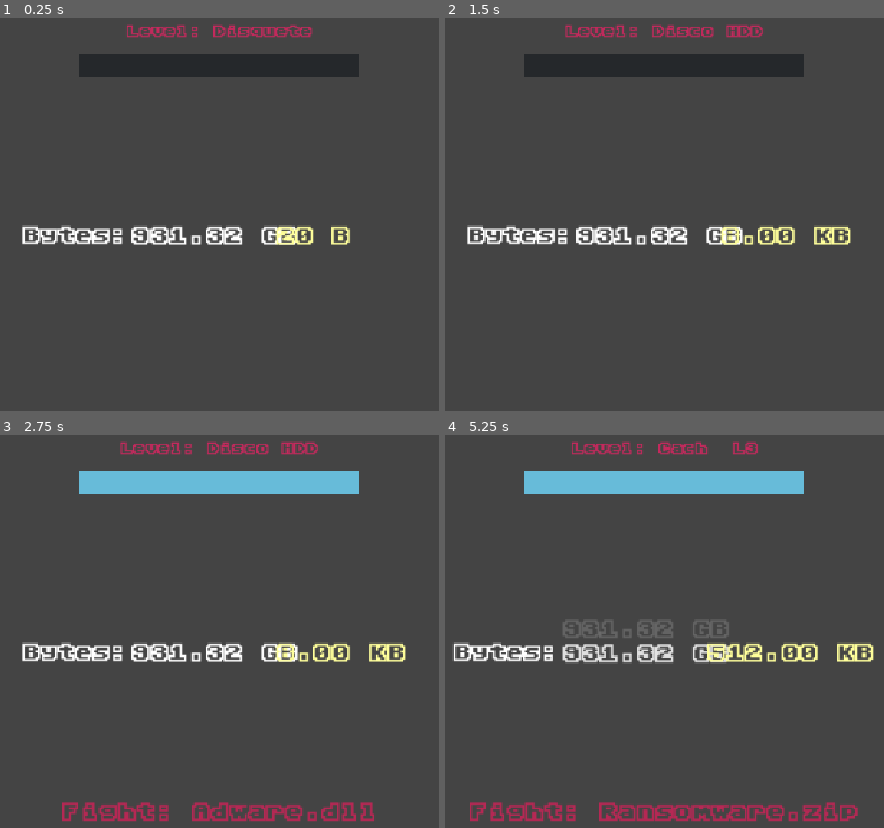
Above: before the commit, frames 1-4 (two rows, left to right).
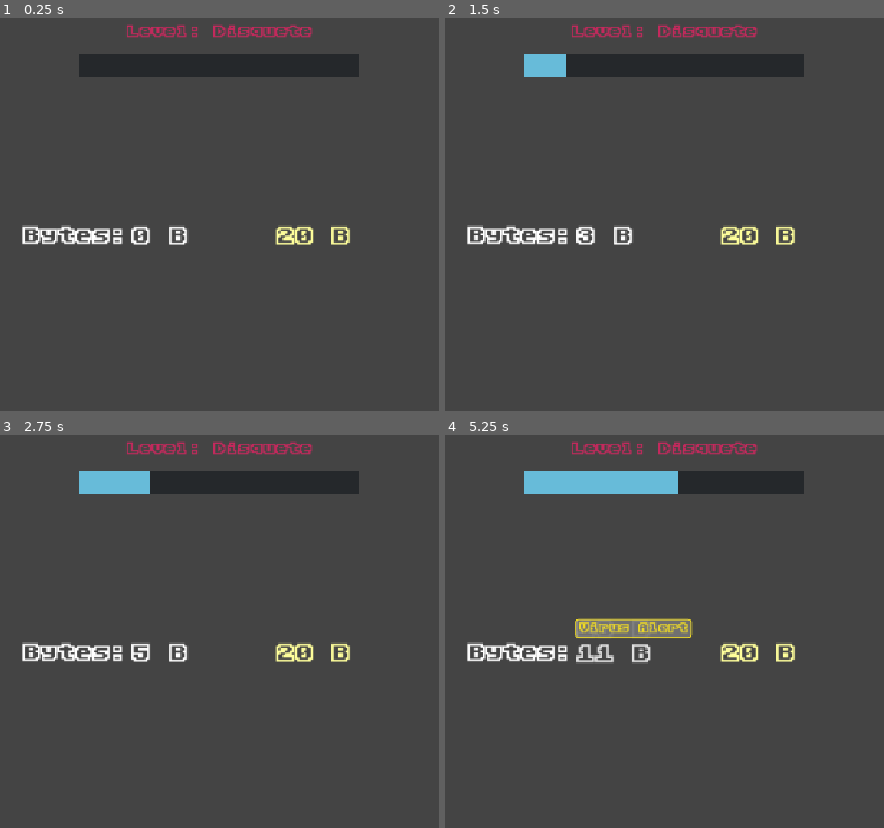
Above: after the commit, the same moments.

Repository: yiuriel/click.exe
Game: Godot game, scene res://scenes/game/game.tscn
Two runs of this game, one before a commit and one after it. Both use one fixed random seed, a clock stepped at 60 frames per second and the inputs below. The project has no main scene, so this scene is started directly.
Inputs (mouse positions are in pixels of both pictures, inside the frame that each line leads up to):
- Up to frame 1 (0.25 s): no input
- Up to frame 2 (1.5 s): tap Enter at 0.5 s; move the mouse to (840, 218) at 0.52 s; click (840, 218) at 0.67 s; click (664, 399) at 1.25 s, where only the run before the commit has a clickable "Fight: Trojan.exe"
- Up to frame 3 (2.75 s): tap Space at 2 s; move the mouse to (57, 678) at 2.02 s; click (57, 678) at 2.17 s
- Up to frame 4 (5.25 s): click (664, 816) at 2.75 s, where only the run before the commit has a clickable "Fight: Adware.dll"; tap Enter at 3.5 s; move the mouse to (743, 556) at 3.52 s; click (743, 556) at 3.67 s; click (664, 816) at 4.25 s, where only the run before the commit has a clickable "Fight: Keylogger.sys"; tap Space at 5 s; move the mouse to (624, 745) at 5.02 s; click (624, 745) at 5.17 s

The runs differ from the first frame. In frame 1, 0.9% of the frame differs, in the area x 30-68%, y 53-58%; in frame 2, 2.9%; in frame 3, 7.1%; in frame 4, 8.7%, in the area x 1-98%, y 1-99%.

Commit message:
fix hbox custom size automatically

Diff:
--- a/globals/G_Bytes.gd
+++ b/globals/G_Bytes.gd
@@ -4,7 +4,7 @@
 signal bytes_changed(nuevos_bytes: int)
 
 # Variable global con un setter
-var bytes: int = 1000000000000:
+var bytes: int = 0:
 	set(valor):
 		bytes = valor
 		# Emitimos la señal pasando el nuevo valor
--- a/scenes/game/byte_progress_animation.gd
+++ b/scenes/game/byte_progress_animation.gd
@@ -17,6 +17,7 @@
 
 	current_label = _create_number_label(current_bytes)
 	add_child(current_label)
+	set_minimum_size(current_label)
 
 	# 2. CONECTAR LA SEÑAL: Cambia "bytes_changed" por el nombre real de tu señal
 	GlobalData.bytes_changed.connect(_on_global_bytes_changed)
@@ -51,7 +52,7 @@
 	# 3. Animamos el número NUEVO
 	var new_label = _create_number_label(current_bytes)
 	add_child(new_label)
-
+	set_minimum_size(new_label)
 	new_label.position.y = move_distance
 	new_label.modulate.a = 0.0
 
@@ -73,4 +74,10 @@
 	lbl.horizontal_alignment = HORIZONTAL_ALIGNMENT_CENTER
 	lbl.vertical_alignment = VERTICAL_ALIGNMENT_CENTER
 	lbl.anchors_preset = Control.PRESET_CENTER
+
 	return lbl
+
+func set_minimum_size(new_label: Label) -> void:
+	var label_min = new_label.get_minimum_size()
+	if label_min.x > custom_minimum_size.x:
+		custom_minimum_size = Vector2(label_min.x, custom_minimum_size.y)
